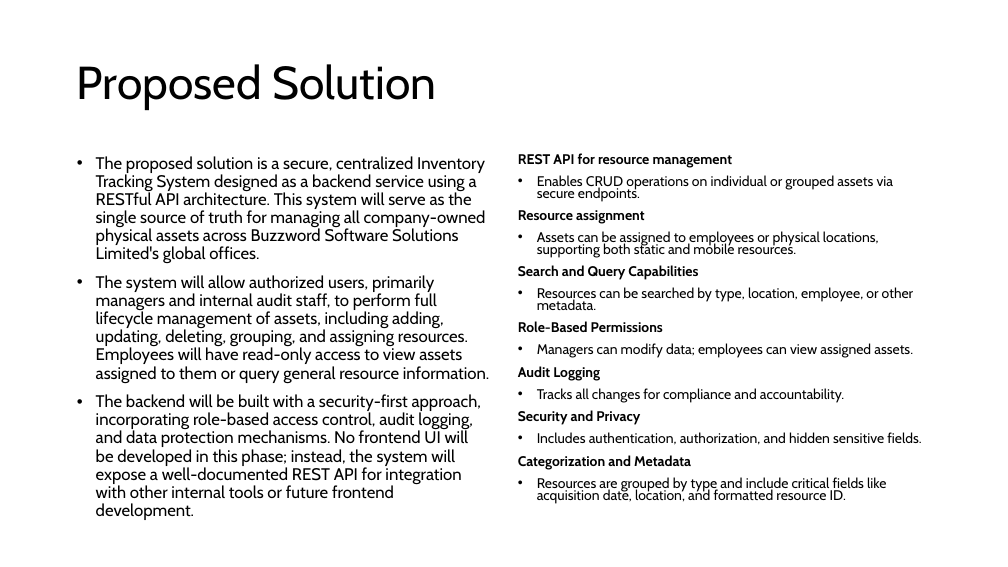
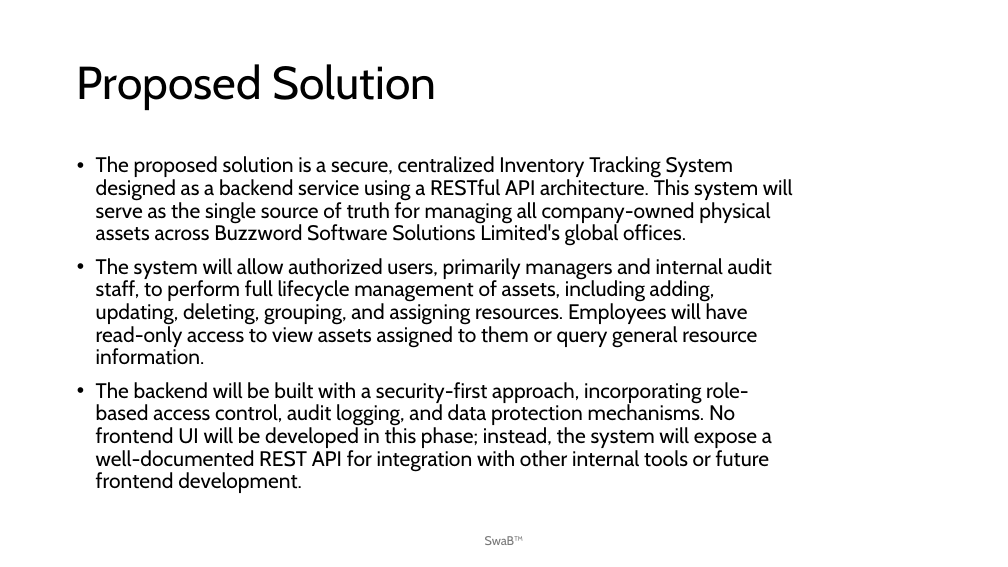
Before and after one commit to cwarstler24/NextGenTeamBlue, a slide deck: slide 7 of Documentation/Vision Document PowerPoint.pptx (slide 6 before the commit). Drawn at 1008x567 pixels with LibreOffice and Linux fonts; fonts in the diff are those of the drawing. Boxes give left, top, right and bottom in pixels: in the first picture for what was removed or moved away, otherwise in the second. Text is boxed around its words. In the diff, an @@ line names an element or a change of style, - is before the commit and + after.

```diff
--- a/Documentation/Vision Document PowerPoint.pptx
+++ b/Documentation/Vision Document PowerPoint.pptx
@@ text "The proposed solution is a ..." at [96,156,793,493]: size 16 to 20 pt @@
@@ text removed at [518,153,921,504] @@
-REST API for resource management
-• Enables CRUD operations on individual or grouped assets via secure endpoints.
-Resource assignment
-• Assets can be assigned to employees or physical locations, supporting both static and mobile resources.
-Search and Query Capabilities
-• Resources can be searched by type, location, employee, or other metadata.
-Role-Based Permissions
-• Managers can modify data; employees can view assigned assets.
-Audit Logging
-• Tracks all changes for compliance and accountability.
-Security and Privacy
-• Includes authentication, authorization, and hidden sensitive fields.
-Categorization and Metadata
-• Resources are grouped by type and include critical fields like acquisition date, location, and formatted resource ID.
@@ text added at [485,536,524,545], 12 pt, text #797979 @@
+SwaB™
```
Also in this commit, not shown: 12 other slides changed, 5 slides added, 1 slide removed, 2 other files.
